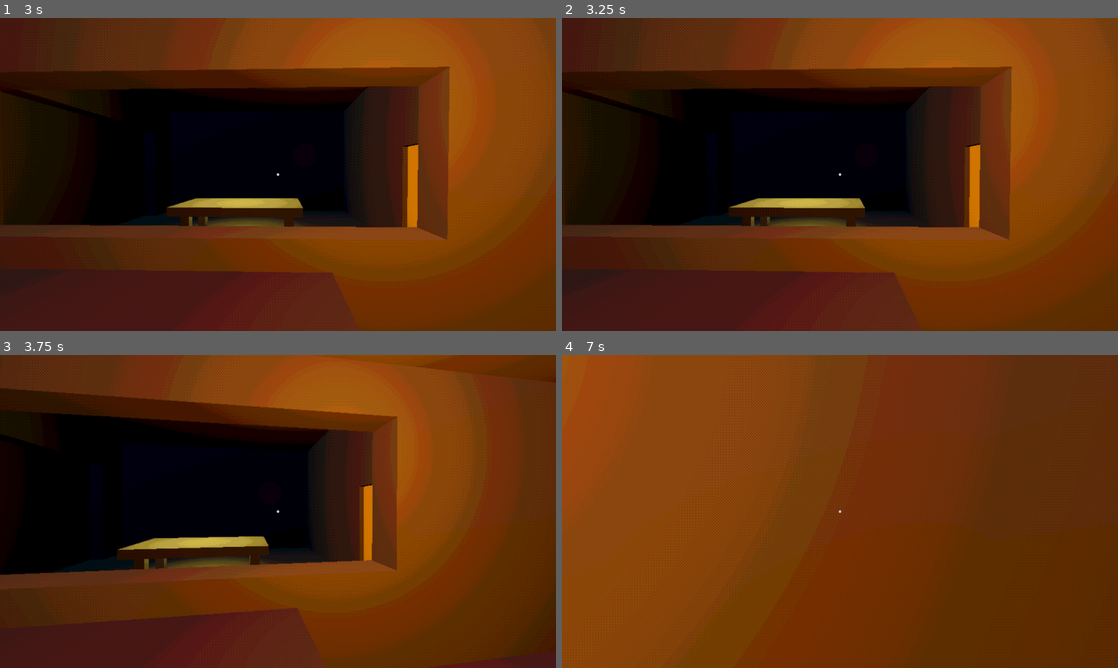
Above: before the commit, frames 1-4 (two rows, left to right).
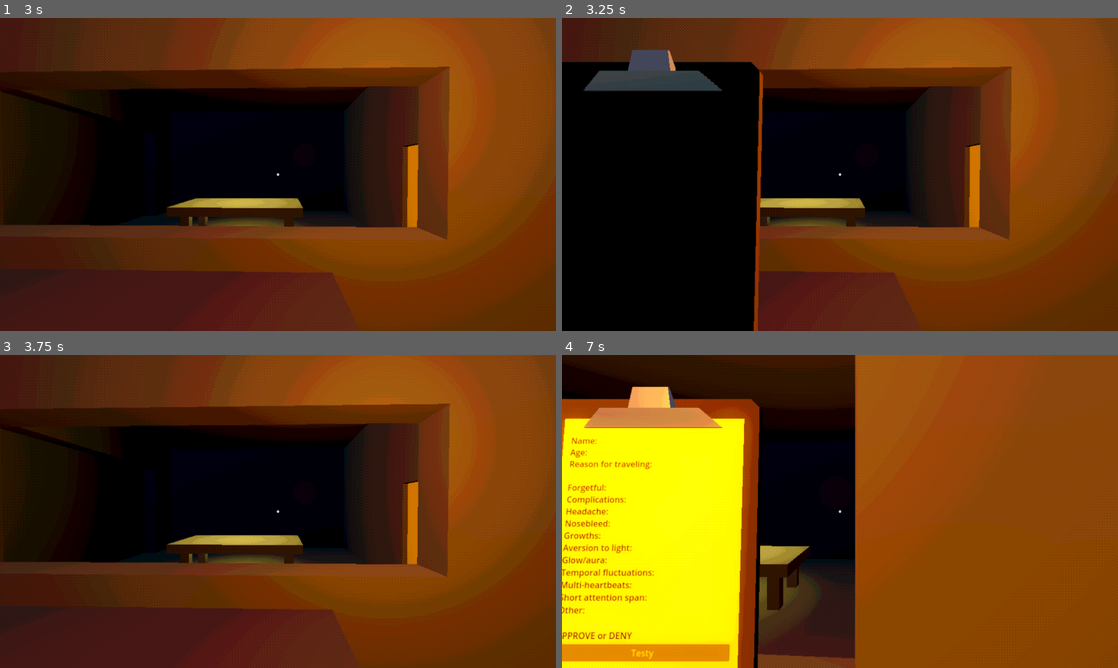
Above: after the commit, the same moments.

Repository: Tzeryushi/The-Filter
Game: Godot game, scene res://scenes/main.tscn
The game is run twice, just before and just after one commit, with the same random seed, the same clock (stepped at 60 frames per second) and the same inputs.
Inputs (mouse positions are in pixels of both pictures, inside the frame that each line leads up to):
- Up to frame 1 (3 s): tap Enter at 0.5, 2.75 s; move the mouse to (305, 174) at 0.52 s; hold Ctrl (crouch) 0.53-1.28 s; hold W (move_forward) from 0.53 s (still down); tap G (drop) at 0.8, 1.35 s; move the mouse to (250, 174) at 1.27 s; tap E (interact) at 1.55 s; tap Space at 2 s; move the mouse to (289, 168) at 2.02 s; hold E (interact) 2.03-2.78 s; click (289, 168) at 2.3 s; move the mouse to (272, 180) at 2.77 s; click (272, 180) at 2.85 s
- Up to frame 2 (3.25 s): keep holding W (move_forward); tap Q (clipboard, bound only after the commit) at 3.05 s
- Up to frame 3 (3.75 s): keep holding W (move_forward); move the mouse to (316, 514) at 3.52 s; hold Q (clipboard, bound only after the commit) from 3.53 s (still down)
- Up to frame 4 (7 s): tap Ctrl (crouch) at 3.8, 4.35 s; move the mouse to (795, 508) at 4.27 s; release Q (clipboard, bound only after the commit) at 4.28 s; tap G (drop) at 4.55 s; move the mouse to (845, 511) at 5.02 s; hold G (drop) 5.03-5.78 s; tap E (interact) at 5.3, 5.85 s; tap Space at 5.75 s; move the mouse to (817, 505) at 5.77 s; release W (move_forward) at 5.78 s; hold D (move_right) 5.78-6.53 s; click (817, 505) at 6.05 s; move the mouse to (867, 511) at 6.52 s; hold W (move_forward) from 6.53 s (still down); hold Mouse wheel up (swap_back) from 6.53 s (still down); tap Q (clipboard, bound only after the commit) at 6.8 s

Frame 1 is identical in both runs. In frame 2, 17% of the frame differs, in the area x 0-37%, y 10-100%; in frame 3, 21%; in frame 4, 95%, in the area x 0-100%, y 0-100%.

Commit message:
Clipboard holding
If I ever meet a subviewport in real life I'm gonna strangle them

Diff:
--- a/assets/interactables/items/clipboard/clipboard.gd
+++ b/assets/interactables/items/clipboard/clipboard.gd
@@ -1,4 +1,7 @@
+class_name Clipboard
 extends Node3D
+
+@export var item_name: String = "clipboard"
 
 @export var content_viewport: SubViewport
 @export var paper_mesh : MeshInstance3D
@@ -10,7 +13,6 @@
 var is_mouse_inside: bool = false
 var last_mouse_position3D = null
 var last_mouse_position2D = null
-
 
 
 func _ready() -> void:
@@ -30,6 +32,16 @@
 	var is_mouse_event = false
 	if event is InputEventMouseButton or event is InputEventMouseMotion:
 		is_mouse_event = true
+		if !is_mouse_inside:
+			var camera: Camera3D = get_viewport().get_camera_3d()
+			var from = camera.project_ray_origin(event.position)
+			var dist = 4.0
+			var to = from + camera.project_ray_normal(event.position) * dist
+			var query := PhysicsRayQueryParameters3D.create(from, to, paper_area.collision_layer)
+			query.collide_with_areas = true
+			var result = get_world_3d().direct_space_state.intersect_ray(query)
+			if result.size() > 0:
+				is_mouse_inside = true
 	if is_mouse_event and (is_mouse_inside or is_mouse_held):
 		handle_mouse(event)
 	elif !is_mouse_event:
--- a/assets/interactables/items/clipboard/clipboard.tscn
+++ b/assets/interactables/items/clipboard/clipboard.tscn
@@ -5,6 +5,9 @@
 
 [sub_resource type="StandardMaterial3D" id="StandardMaterial3D_rajes"]
 resource_local_to_scene = true
+emission = Color(0.454902, 0.454902, 0.454902, 1)
+backlight_enabled = true
+backlight = Color(0.478431, 0.478431, 0.478431, 1)
 
 [sub_resource type="BoxShape3D" id="BoxShape3D_owcc4"]
 size = Vector3(0.23, 0.00610352, 0.32)
@@ -27,7 +30,11 @@
 [node name="CollisionShape3D" type="CollisionShape3D" parent="clipboard/Paper/MouseArea"]
 shape = SubResource("BoxShape3D_owcc4")
 
-[node name="ClipboardContents" type="Control" parent="."]
+[node name="ContentsViewPort" type="SubViewport" parent="."]
+disable_3d = true
+size = Vector2i(351, 512)
+
+[node name="ClipboardContents" type="Control" parent="ContentsViewPort"]
 clip_contents = true
 custom_minimum_size = Vector2(351, 512)
 layout_mode = 3
@@ -35,7 +42,7 @@
 offset_right = 351.0
 offset_bottom = 512.0
 
-[node name="ColorRect" type="ColorRect" parent="ClipboardContents"]
+[node name="ColorRect" type="ColorRect" parent="ContentsViewPort/ClipboardContents"]
 layout_mode = 1
 anchors_preset = 15
 anchor_right = 1.0
@@ -43,14 +50,14 @@
 grow_horizontal = 2
 grow_vertical = 2
 
-[node name="VBoxContainer" type="VBoxContainer" parent="ClipboardContents"]
+[node name="VBoxContainer" type="VBoxContainer" parent="ContentsViewPort/ClipboardContents"]
 layout_mode = 0
 offset_left = 15.0
 offset_top = 32.0
 offset_right = 336.0
 offset_bottom = 493.0
 
-[node name="RichTextLabel" type="RichTextLabel" parent="ClipboardContents/VBoxContainer"]
+[node name="RichTextLabel" type="RichTextLabel" parent="ContentsViewPort/ClipboardContents/VBoxContainer"]
 layout_mode = 2
 theme_override_colors/default_color = Color(0, 0, 0, 1)
 bbcode_enabled = true
@@ -73,13 +80,9 @@
 APPROVE or DENY"
 fit_content = true
 
-[node name="Button" type="Button" parent="ClipboardContents/VBoxContainer"]
+[node name="Button" type="Button" parent="ContentsViewPort/ClipboardContents/VBoxContainer"]
 layout_mode = 2
 text = "Testy
 "
 
-[node name="ContentsViewPort" type="SubViewport" parent="."]
-disable_3d = true
-size = Vector2i(351, 512)
-
 [editable path="clipboard"]
--- a/entities/player/item_manager.gd
+++ b/entities/player/item_manager.gd
@@ -3,6 +3,8 @@
 
 
 signal swapping_finished
+signal clipboard_acquired
+signal clipboard_held(is_held:bool)
 
 @export var camera: PlayerCamera
 @export var anim_player: AnimationPlayer
@@ -10,6 +12,8 @@
 
 @export var starter_items: Array[String] # Will likely be empty in most circumstances.
 @export var item_ref_array: Array[PlayerItem]
+@export var clipboard: Clipboard
+@export var clipboard_anim_player: AnimationPlayer
 
 @export var inventory_size: int = 3
 
@@ -19,6 +23,8 @@
 
 var is_swapping: bool = false
 var is_inventory_full : get = get_is_inventory_full
+var is_clipboard_acquired: bool = true
+var is_clipboard_held: bool = false
 
 
 func _ready() -> void:
@@ -79,10 +85,9 @@
 	elif event.is_action_pressed("swap_back"):
 		swap_back()
 
-	if event.is_action_pressed("use"):
-		use_item()
-	if event.is_action_pressed("drop"):
-		drop_item()
+	if event.is_action_pressed("clipboard") and is_clipboard_acquired:
+		swap_clipboard()
+	#clipboard.push_input(event)
 
 	if current_item:
 		current_item.process_input(event)
@@ -99,6 +104,11 @@
 
 
 func pickup_item(item_name: String) -> void:
+	if item_name == clipboard.item_name:
+		if not is_clipboard_acquired:
+			clipboard_acquired.emit()
+			is_clipboard_acquired = true
+
 	if current_item:
 		deactivate_item()
 
@@ -148,5 +158,16 @@
 		current_item.use()
 
 
+func swap_clipboard() -> void:
+	if is_clipboard_held:
+		clipboard_anim_player.play("clipboard_stow")
+	elif clipboard_acquired:
+		clipboard_anim_player.play("clipboard_view")
+	is_clipboard_held = !is_clipboard_held
+	clipboard.is_active = is_clipboard_held
+	print(clipboard.is_active)
+	clipboard_held.emit(is_clipboard_held)
+
+
 func get_is_inventory_full() -> bool:
 	return inventory_array.size() >= inventory_size
--- a/entities/player/player.gd
+++ b/entities/player/player.gd
@@ -12,6 +12,7 @@
 var gravitational_velocity : Vector3
 
 var is_receiving_input : bool = true : set = set_input_mode
+var is_focused: bool = false : set = set_focus_mode
 
 
 func _ready():
@@ -37,8 +38,16 @@
 	is_receiving_input = value
 
 
+func set_focus_mode(value: bool) -> void:
+	is_focused = value
+
+
 func add_item(item_name: String) -> bool:
 	if !item_manager.is_inventory_full:
 		item_manager.pickup_item(item_name)
 		return true
 	return false
+
+
+func _on_item_manager_clipboard_held(is_held):
+	set_focus_mode(is_held)
--- a/entities/player/player.tscn
+++ b/entities/player/player.tscn
@@ -17,6 +17,7 @@
 [ext_resource type="Script" path="res://entities/player/player_items/flashlight.gd" id="14_wjskm"]
 [ext_resource type="PackedScene" uid="uid://mumrmn8r2oix" path="res://assets/interactables/items/flashlight/flashlight.glb" id="15_ibvv7"]
 [ext_resource type="Resource" path="res://entities/player/player_items/flashlight.tres" id="15_wh55d"]
+[ext_resource type="PackedScene" uid="uid://vw13mw1b2ctf" path="res://assets/interactables/items/clipboard/clipboard.tscn" id="18_tmpj6"]
 
 [sub_resource type="CapsuleShape3D" id="CapsuleShape3D_iu8e2"]
 radius = 0.207336
@@ -265,6 +266,132 @@
 "base_item_deactivate": SubResource("Animation_1iyic"),
 "flashlight_activate": SubResource("Animation_nqju2"),
 "flashlight_deactivate": SubResource("Animation_q75sy")
+}
+
+[sub_resource type="Animation" id="Animation_sefwx"]
+resource_name = "clipboard_view"
+length = 0.3
+tracks/0/type = "value"
+tracks/0/imported = false
+tracks/0/enabled = true
+tracks/0/path = NodePath("Clipboard:position")
+tracks/0/interp = 1
+tracks/0/loop_wrap = true
+tracks/0/keys = {
+"times": PackedFloat32Array(0, 0.3),
+"transitions": PackedFloat32Array(0.258816, 1),
+"update": 0,
+"values": [Vector3(-0.354783, 1.14381, 0), Vector3(-0.197186, 1.55136, -0.238055)]
+}
+tracks/1/type = "value"
+tracks/1/imported = false
+tracks/1/enabled = true
+tracks/1/path = NodePath("Clipboard:rotation")
+tracks/1/interp = 1
+tracks/1/loop_wrap = true
+tracks/1/keys = {
+"times": PackedFloat32Array(0, 0.3),
+"transitions": PackedFloat32Array(0.258816, 1),
+"update": 0,
+"values": [Vector3(0.939074, 0, 0), Vector3(1.53996, 0, 0)]
+}
+tracks/2/type = "value"
+tracks/2/imported = false
+tracks/2/enabled = true
+tracks/2/path = NodePath("Clipboard:visible")
+tracks/2/interp = 1
+tracks/2/loop_wrap = true
+tracks/2/keys = {
+"times": PackedFloat32Array(0, 0.01),
+"transitions": PackedFloat32Array(1, 1),
+"update": 1,
+"values": [false, true]
+}
+
+[sub_resource type="Animation" id="Animation_hfg2d"]
+length = 0.001
+tracks/0/type = "value"
+tracks/0/imported = false
+tracks/0/enabled = true
+tracks/0/path = NodePath("Clipboard:position")
+tracks/0/interp = 1
+tracks/0/loop_wrap = true
+tracks/0/keys = {
+"times": PackedFloat32Array(0),
+"transitions": PackedFloat32Array(1),
+"update": 0,
+"values": [Vector3(-0.354783, 1.14381, 0)]
+}
+tracks/1/type = "value"
+tracks/1/imported = false
+tracks/1/enabled = true
+tracks/1/path = NodePath("Clipboard:rotation")
+tracks/1/interp = 1
+tracks/1/loop_wrap = true
+tracks/1/keys = {
+"times": PackedFloat32Array(0),
+"transitions": PackedFloat32Array(1),
+"update": 0,
+"values": [Vector3(0.939074, 0, 0)]
+}
+tracks/2/type = "value"
+tracks/2/imported = false
+tracks/2/enabled = true
+tracks/2/path = NodePath("Clipboard:visible")
+tracks/2/interp = 1
+tracks/2/loop_wrap = true
+tracks/2/keys = {
+"times": PackedFloat32Array(0),
+"transitions": PackedFloat32Array(1),
+"update": 1,
+"values": [false]
+}
+
+[sub_resource type="Animation" id="Animation_m51dl"]
+resource_name = "clipboard_stow"
+length = 0.15
+tracks/0/type = "value"
+tracks/0/imported = false
+tracks/0/enabled = true
+tracks/0/path = NodePath("Clipboard:position")
+tracks/0/interp = 1
+tracks/0/loop_wrap = true
+tracks/0/keys = {
+"times": PackedFloat32Array(0, 0.15),
+"transitions": PackedFloat32Array(3.03143, 1),
+"update": 0,
+"values": [Vector3(-0.197186, 1.55136, -0.238055), Vector3(-0.354783, 1.14381, 0)]
+}
+tracks/1/type = "value"
+tracks/1/imported = false
+tracks/1/enabled = true
+tracks/1/path = NodePath("Clipboard:rotation")
+tracks/1/interp = 1
+tracks/1/loop_wrap = true
+tracks/1/keys = {
+"times": PackedFloat32Array(0, 0.15),
+"transitions": PackedFloat32Array(3.03143, 1),
+"update": 0,
+"values": [Vector3(1.53996, 0, 0), Vector3(0.939074, 0, 0)]
+}
+tracks/2/type = "value"
+tracks/2/imported = false
+tracks/2/enabled = true
+tracks/2/path = NodePath("Clipboard:visible")
+tracks/2/interp = 1
+tracks/2/loop_wrap = true
+tracks/2/keys = {
+"times": PackedFloat32Array(0, 0.15),
+"transitions": PackedFloat32Array(1, 1),
+"update": 1,
+"values": [true, false]
+}
+
+[sub_resource type="AnimationLibrary" id="AnimationLibrary_tt4re"]
+_data = {
+"RESET": SubResource("Animation_hfg2d"),
+"clipboard_stow": SubResource("Animation_m51dl"),
+"clipboard_view": SubResource("Animation_sefwx")
 }
 
 [node name="Player" type="CharacterBody3D" node_paths=PackedStringArray("state_manager", "item_manager") groups=["player"]]
@@ -299,9 +426,17 @@
 script = ExtResource("5_oh1lb")
 normal_state = NodePath("../Normal")
 focused_state = NodePath("../Focus")
-
-[node name="Focus" type="Node" parent="StateManager"]
+state_type = 1
+
+[node name="Focus" type="Node" parent="StateManager" node_paths=PackedStringArray("normal_state", "disconnected_state", "movement", "camera", "interaction_ray", "item_manager")]
 script = ExtResource("6_jj6gm")
+normal_state = NodePath("../Normal")
+disconnected_state = NodePath("../Disconnected")
+movement = NodePath("../../PlayerMovement")
+camera = NodePath("../../PlayerCamera")
+interaction_ray = NodePath("../../PlayerCamera/InteractionRay")
+item_manager = NodePath("../../PlayerCamera/ItemManager")
+state_type = 2
 
 [node name="PlayerCamera" type="Camera3D" parent="."]
 transform = Transform3D(1, 0, 0, 0, 1, 0, 0, 0, 1, 0, 1.6, 0)
@@ -362,13 +497,15 @@
 collide_with_areas = true
 script = ExtResource("9_4edco")
 
-[node name="ItemManager" type="Node3D" parent="PlayerCamera" node_paths=PackedStringArray("camera", "anim_player", "player_arm", "item_ref_array")]
+[node name="ItemManager" type="Node3D" parent="PlayerCamera" node_paths=PackedStringArray("camera", "anim_player", "player_arm", "item_ref_array", "clipboard", "clipboard_anim_player")]
 transform = Transform3D(1, 0, 0, 0, 1, 0, 0, 0, 1, 0, -1.569, 0)
 script = ExtResource("8_3ahaa")
 camera = NodePath("..")
 anim_player = NodePath("InventoryRig/AnimationPlayer")
 player_arm = NodePath("../InteractionRay")
 item_ref_array = [NodePath("InventoryRig/BasePlayerItem"), NodePath("InventoryRig/Flashlight")]
+clipboard = NodePath("InventoryRig/Clipboard")
+clipboard_anim_player = NodePath("InventoryRig/ClipboardAnimator")
 
 [node name="InventoryRig" type="Node3D" parent="PlayerCamera/ItemManager"]
 
@@ -386,7 +523,7 @@
 [node name="player_base_item" parent="PlayerCamera/ItemManager/InventoryRig/BasePlayerItem" instance=ExtResource("11_i7f0j")]
 
 [node name="Flashlight" type="Node3D" parent="PlayerCamera/ItemManager/InventoryRig" node_paths=PackedStringArray("spotlight")]
-transform = Transform3D(1, 0, 0, 0, 0.115021, 0.993363, 0, -0.993363, 0.115021, 0, 1.37255, 0)
+transform = Transform3D(1, 0, 0, 0, 0.115021, 0.993362, 0, -0.993362, 0.115021, 0, 1.37255, 0)
 visible = false
 script = ExtResource("14_wjskm")
 spotlight = NodePath("SpotLight3D")
@@ -402,5 +539,15 @@
 spot_range = 24.397
 spot_angle = 20.0013
 
+[node name="Clipboard" parent="PlayerCamera/ItemManager/InventoryRig" instance=ExtResource("18_tmpj6")]
+transform = Transform3D(1, 0, 0, 0, 0.590535, -0.807012, 0, 0.807012, 0.590535, -0.354783, 1.14381, 0)
+visible = false
+
+[node name="ClipboardAnimator" type="AnimationPlayer" parent="PlayerCamera/ItemManager/InventoryRig"]
+libraries = {
+"": SubResource("AnimationLibrary_tt4re")
+}
+
 [connection signal="detected" from="PlayerCamera/InteractionRay" to="PlayerCamera" method="_on_interaction_ray_detected"]
 [connection signal="detections_ceased" from="PlayerCamera/InteractionRay" to="PlayerCamera" method="_on_interaction_ray_detections_ceased"]
+[connection signal="clipboard_held" from="PlayerCamera/ItemManager" to="." method="_on_item_manager_clipboard_held"]
--- a/entities/player/player_states/player_disconnected_state.gd
+++ b/entities/player/player_states/player_disconnected_state.gd
@@ -6,5 +6,7 @@
 
 func process_frame(_delta: float) -> BaseState:
 	if body.is_receiving_input:
+		if body.is_focused:
+			return focused_state
 		return normal_state
 	return null
--- a/entities/player/player_states/player_focus_state.gd
+++ b/entities/player/player_states/player_focus_state.gd
@@ -1,12 +1,49 @@
 extends PlayerState
 
 
-@export var normal_state = PlayerState
-@export var disconnected_state = PlayerState
+@export var normal_state: PlayerState
+@export var disconnected_state: PlayerState
 
+@export var movement: PlayerMovement
+@export var camera: PlayerCamera
+@export var interaction_ray: RayCast3D
+@export var item_manager: ItemManager
+
+
+func on_enter() -> void:
+	if Input.mouse_mode != Input.MOUSE_MODE_VISIBLE:
+			Input.set_mouse_mode(Input.MOUSE_MODE_VISIBLE)
+	camera.set_crouching(false)
+
+
+func process_input(event:InputEvent) -> BaseState:
+	if event.is_action_pressed("crouch"):
+		camera.set_crouching(true)
+	elif event.is_action_released("crouch"):
+		camera.set_crouching(false)
+
+	if event.is_action_pressed("use"):
+		if Input.mouse_mode != Input.MOUSE_MODE_VISIBLE:
+			Input.set_mouse_mode(Input.MOUSE_MODE_VISIBLE)
+
+	if event.is_action_pressed("interact"):
+		var object = interaction_ray.get_collider()
+		if object is InteractionVolume:
+			object.interact(body)
+
+	item_manager.process_input(event)
+
+	return null
 
 
 func process_frame(_delta: float) -> BaseState:
 	if !body.is_receiving_input:
 		return disconnected_state
+	elif !body.is_focused:
+		return normal_state
 	return null
+
+
+func process_physics(delta: float) -> BaseState:
+	movement.process_physics(delta)
+	return null
--- a/entities/player/player_states/player_normal_state.gd
+++ b/entities/player/player_states/player_normal_state.gd
@@ -12,6 +12,11 @@
 @export var item_manager: ItemManager
 
 
+func on_enter() -> void:
+	if Input.mouse_mode != Input.MOUSE_MODE_CAPTURED:
+		Input.set_mouse_mode(Input.MOUSE_MODE_CAPTURED)
+
+
 func process_input(event:InputEvent) -> BaseState:
 	camera.process_input(event)
 	if event.is_action_pressed("crouch"):
@@ -22,6 +27,10 @@
 	if event.is_action_pressed("use"):
 		if Input.mouse_mode != Input.MOUSE_MODE_CAPTURED:
 			Input.set_mouse_mode(Input.MOUSE_MODE_CAPTURED)
+		else:
+			item_manager.use_item()
+	if event.is_action_pressed("drop"):
+		item_manager.drop_item()
 
 	if event.is_action_pressed("interact"):
 		var object = interaction_ray.get_collider()
@@ -35,6 +44,8 @@
 func process_frame(_delta: float) -> BaseState:
 	if !body.is_receiving_input:
 		return disconnected_state
+	elif body.is_focused:
+		return focused_state
 	return null
 
 func process_physics(delta: float) -> BaseState:
--- a/entities/player/player_states/player_state.gd
+++ b/entities/player/player_states/player_state.gd
@@ -1,2 +1,9 @@
 class_name PlayerState
 extends BaseState
+
+@export var state_type : Player.State
+static var last_state : Player.State = Player.State.DISCONNECTED
+
+func on_exit() -> void:
+	super()
+	last_state = state_type
--- a/project.godot
+++ b/project.godot
@@ -107,6 +107,11 @@
 "events": [Object(InputEventKey,"resource_local_to_scene":false,"resource_name":"","device":-1,"window_id":0,"alt_pressed":false,"shift_pressed":false,"ctrl_pressed":false,"meta_pressed":false,"pressed":false,"keycode":0,"physical_keycode":52,"key_label":0,"unicode":52,"echo":false,"script":null)
 ]
 }
+clipboard={
+"deadzone": 0.5,
+"events": [Object(InputEventKey,"resource_local_to_scene":false,"resource_name":"","device":-1,"window_id":0,"alt_pressed":false,"shift_pressed":false,"ctrl_pressed":false,"meta_pressed":false,"pressed":false,"keycode":0,"physical_keycode":81,"key_label":0,"unicode":113,"echo":false,"script":null)
+]
+}
 
 [layer_names]
 
--- a/scenes/proto_scene.gd
+++ b/scenes/proto_scene.gd
@@ -6,8 +6,8 @@
 var player: Player
 
 func _ready():
-	var dialogue: Dialogue = $Player/PlayerCamera/CameraSpace.get_node("Dialogue")
-	dialogue.begin_dialogue(proto_dialogue)
+	#var dialogue: Dialogue = $Player/PlayerCamera/CameraSpace.get_node("Dialogue")
+	#dialogue.begin_dialogue(proto_dialogue)
 
 	#add_child(sound_timer)
 	#sound_timer.wait_time = .25
Not shown: 1 places in entities/player/player.tscn that only renumber resources
